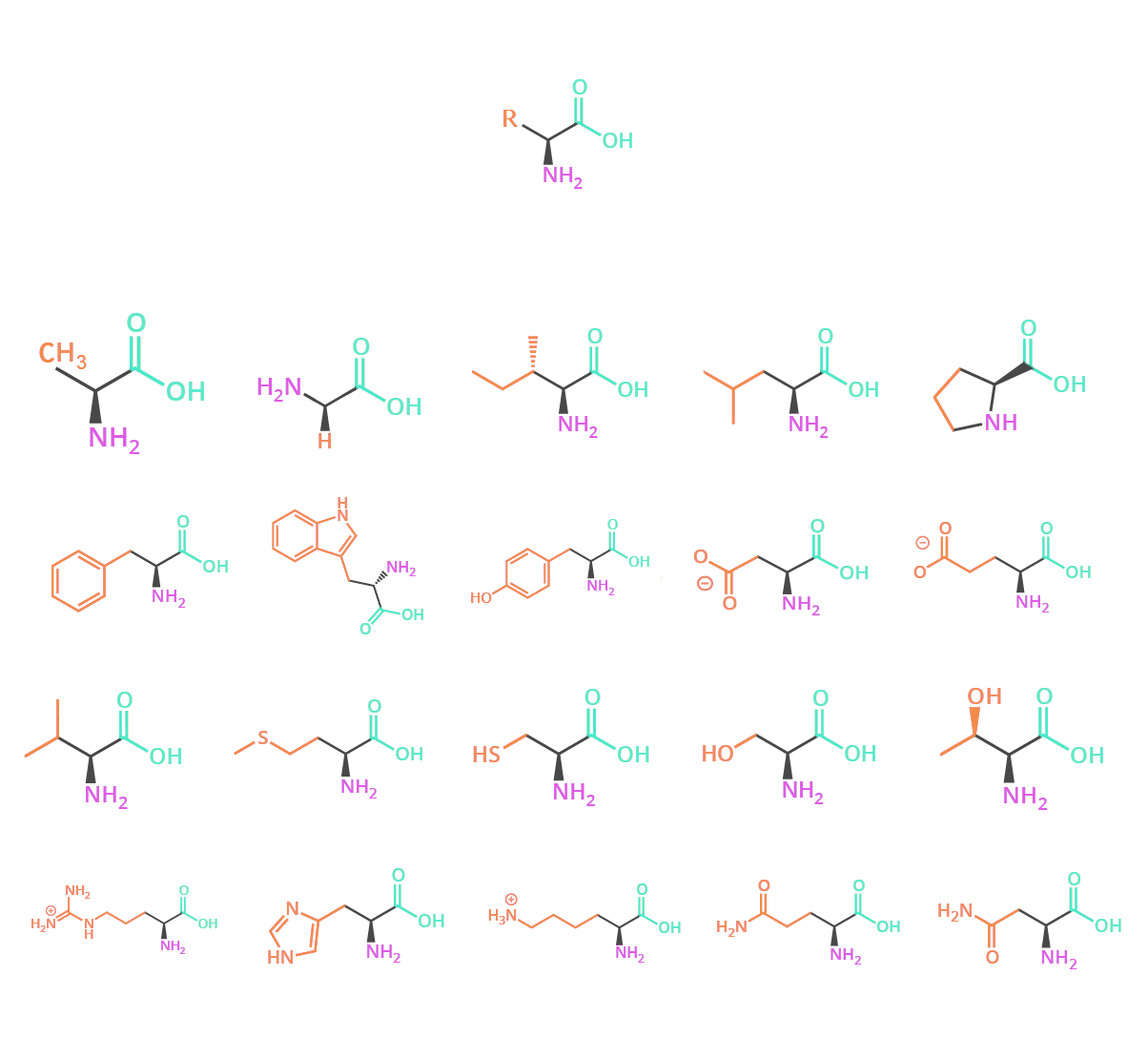
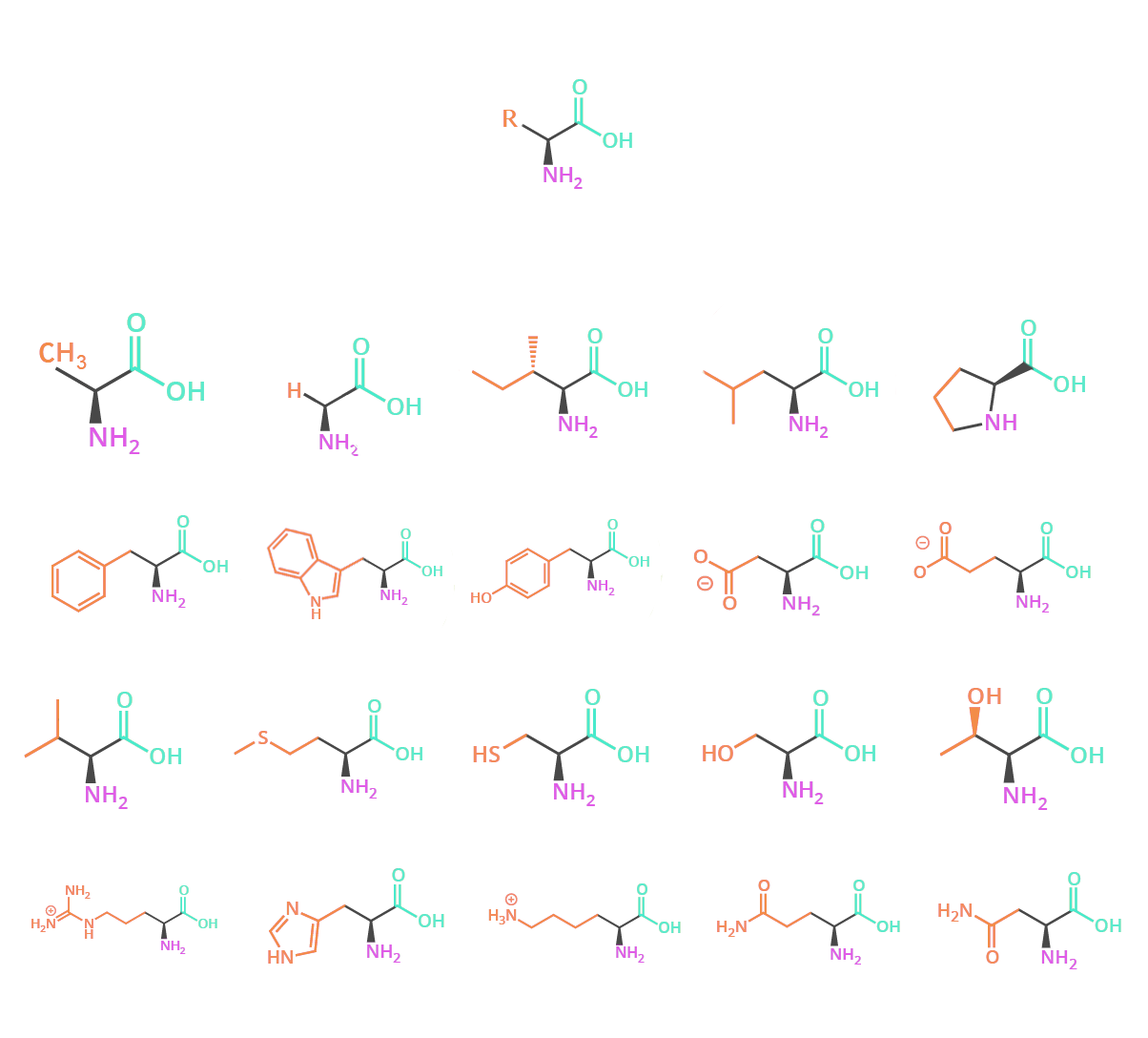
Comparing the layer stacks of the two 1148×1038 images. Changes:
painted on "Amine" over [257, 377, 441, 635]
painted on "R" (1st of 2) over [257, 377, 368, 635]
painted on "COOH" over [340, 503, 455, 635]
removed layer "aminos" over [257, 377, 455, 635]
added layer "Layer 6" above "Layer 5" over [311, 608, 321, 619]
added layer "Layer 5" above "Layer 4" over [310, 596, 321, 611]
added layer "Layer 4" above "Layer 1" over [257, 377, 455, 635]
